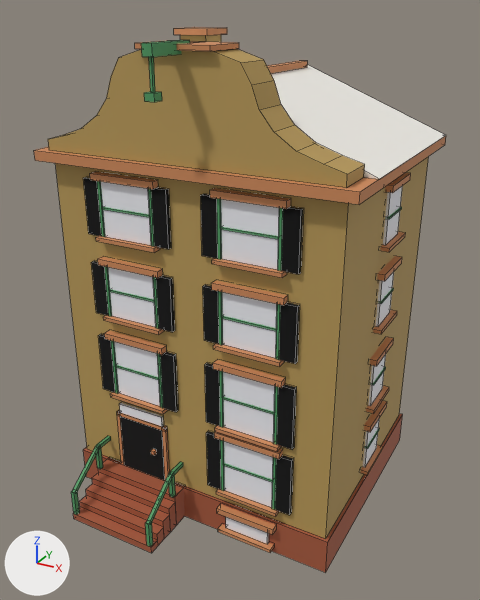
Renders of the Blender file assets/managed-models/buildings/house-1x1-4f-dutch-a/house-1x1-4f-dutch-a.blend from each side of a commit.
Camera for both pictures: a camera (50 mm lens) standing at (0.976, -1.77, 1.572) and looking at (0.015, -0.023, 0.698). Lighting does not change. The marker at lower left points along +X, +Y and +Z. The picture after the commit comes second. Mesh edges are drawn as thin lines.

Names of what the first picture shows: 'house-1x1-4f-dutch-a'.
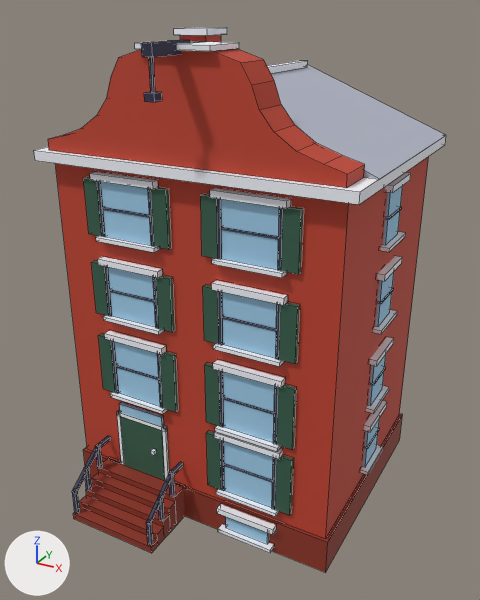
Boxes [x1, y1, x2, y2] around the edits, measured in the pictures (480 x 600 px; the box of a moved part takes in the faces that stretch with it):
part 1 of me_house_1x1_4f_dutch_a, added: after [84, 468, 91, 491]
part 2 of me_house_1x1_4f_dutch_a, moved or reshaped: before [71, 437, 183, 547]; after [72, 437, 183, 546]
part 3 of me_house_1x1_4f_dutch_a, surface changed: [34, 27, 446, 573] in both

Edits to the bpy script that builds the scene:
```text
Change me_house_1x1_4f_dutch_a:
    used by ob_house_1x1_4f_dutch_a; location = (0.0, 0.0, 0.0)
    remove me_house_1x1_4f_dutch_a.from_pydata(...)  # 1396 vertices, 1040 faces; spans x -0.5..0.5, y -0.5..0.5, z 0.0..1.51
    add me_house_1x1_4f_dutch_a.from_pydata(...)  # 1412 vertices, 1052 faces; spans x -0.5..0.5, y -0.5..0.5, z 0.0..1.51
    me_house_1x1_4f_dutch_a part 1: a new loose piece, a box spanning x -0.356..-0.344, y -0.431..-0.419, z 0.072..0.164, in mat_m_house_1x1_4f_dutch_a
    me_house_1x1_4f_dutch_a part 2
    6 vertices are removed from x -0.36..-0.04, y -0.5..-0.49, z 0.02..0.11
    38 faces are deleted
    2 vertices move from x -0.06..-0.04, y -0.5, z 0.11 to x -0.06..-0.04, y -0.43, z 0.16
    14 vertices are added at x -0.36..-0.04, y -0.5..-0.42, z 0.02..0.16
    44 new faces join them
    me_house_1x1_4f_dutch_a part 3: 1002 kept faces spanning x -0.5..0.5, y -0.5..0.5, z 0.0..1.51 get new texture (UV) coordinates
```
